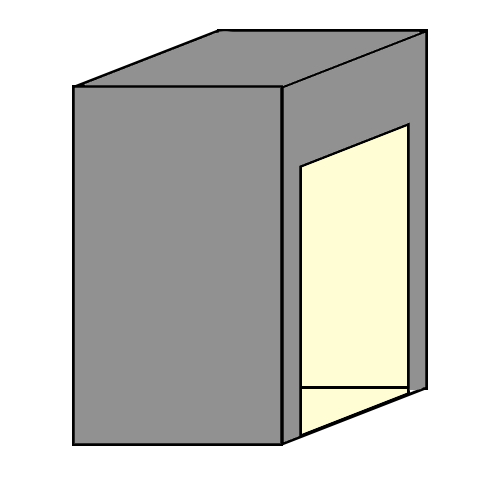
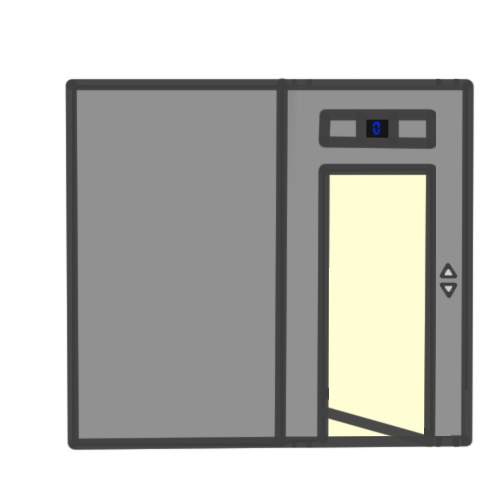
Two versions of the same layered image (w=500, h=500). Layer-by-layer changes:
renamed "Shape 1" to "Layer 3 copy", painted on it over [64, 29, 475, 451]
